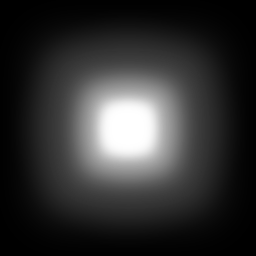
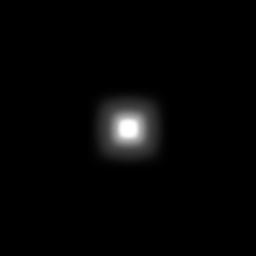
Comparing the layer stacks of the two 256 x 256 images. Changes:
removed layer "Layer 0 copy 2" (was screen) over (82, 83, 174, 174)
removed layer "Layer 0 copy" (was screen, 64%) over (39, 40, 218, 217)
"Layer 0": opacity 24% → 100%, painted on it over (7, 9, 249, 248)
